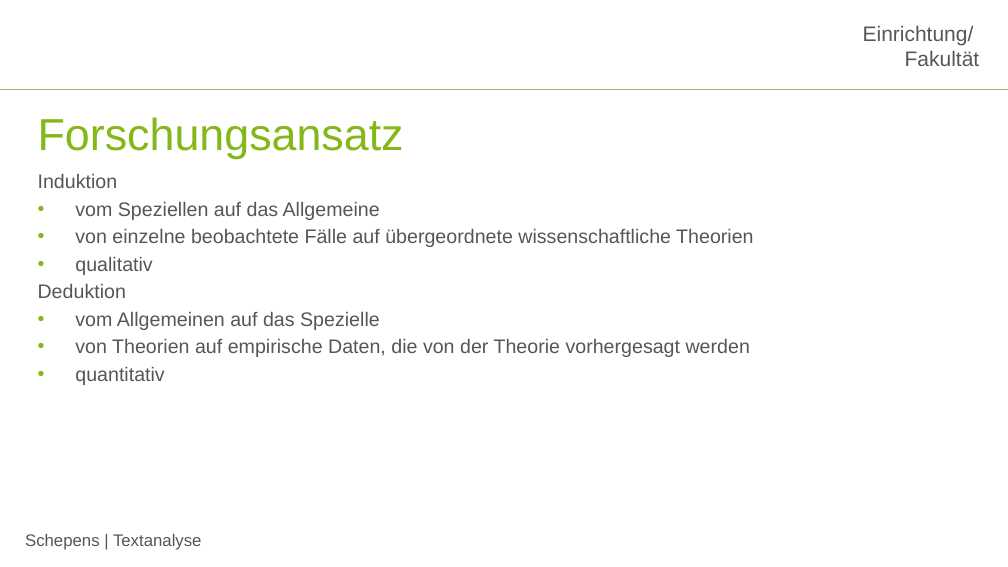
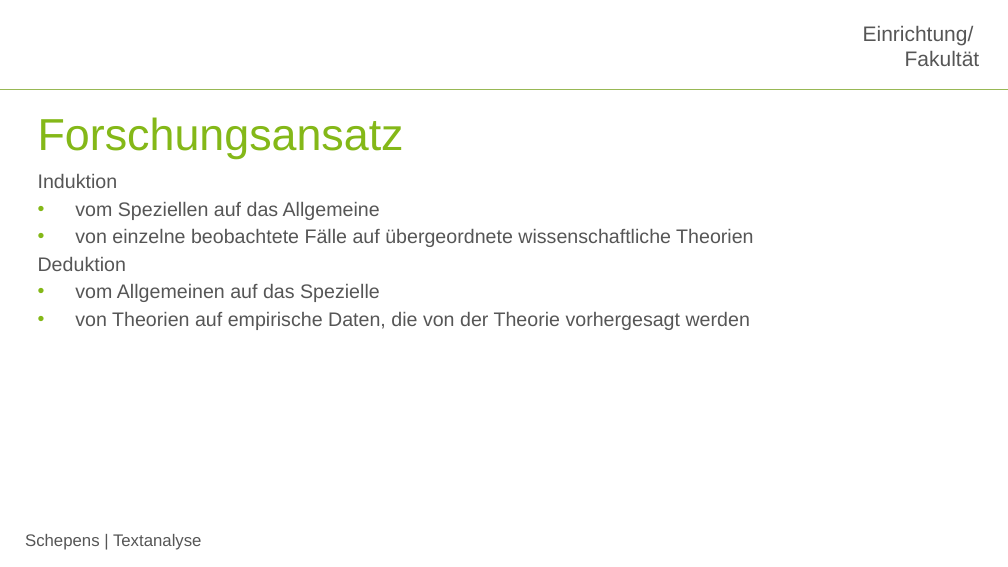
Before and after one commit to jobschepens/Textanalyse, a slide deck: slide 5 of folien/week3.pptx. Drawn at 1008x567 pixels with LibreOffice and Linux fonts; fonts in the diff are those of the drawing; background and template pictures are left out. Boxes give left, top, right and bottom in pixels: in the first picture for what was removed or moved away, otherwise in the second. Text is boxed around its words. In the diff, an @@ line names an element or a change of style, - is before the commit and + after.

```diff
--- a/folien/week3.pptx
+++ b/folien/week3.pptx
@@ text at (75,257,152,275): paragraph removed @@
-• qualitativ
@@ text at (75,367,164,385): paragraph removed @@
-• quantitativ
```
Also in this commit, not shown: 8 other slides changed.
